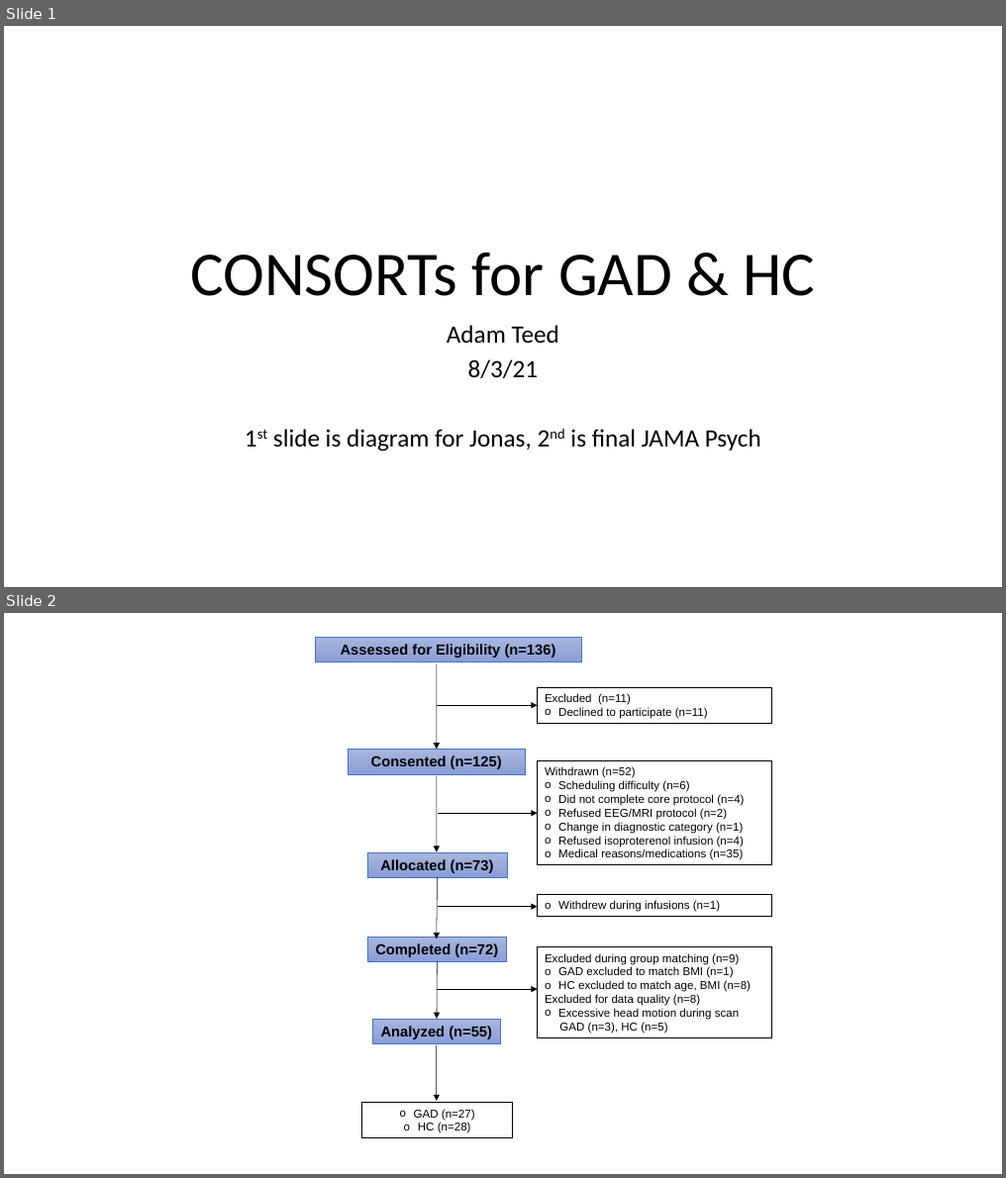
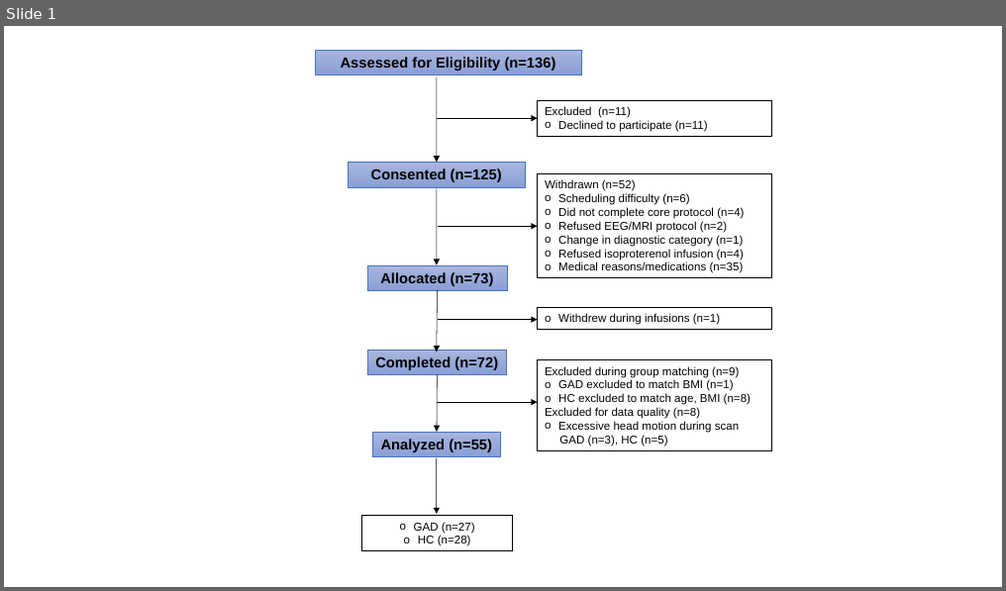
Before and after one commit to Jonas-Ste/GAD_MBA_FC, a slide deck: 04_Figures/FigureS1_CONSORT_diagram.pptx. Shown one above the other, each under a label of ours: slides 1 and 2 before the commit, slide 1 after it. The pictures are 1006x1178 and 1006x591 pixels, drawn with LibreOffice and Linux fonts; fonts in the diff are those of the drawing. Boxes give left, top, right and bottom in pixels: in the first picture for what was removed or moved away, otherwise in the second. Text is boxed around its words. In the diff, an @@ line names an element or a change of style, - is before the commit and + after.

```diff
--- a/04_Figures/FigureS1_CONSORT_diagram.pptx
+++ b/04_Figures/FigureS1_CONSORT_diagram.pptx
@@ slide 1 removed at (x1=4, y1=26, x2=1002, y2=587), background #FFFFFF @@
@@ title removed at (x1=190, y1=253, x2=815, y2=296) @@
-CONSORTs for GAD & HC
@@ subtitle removed at (x1=273, y1=325, x2=761, y2=452) @@
-Adam Teed
-8/3/21
-1st slide is diagram for Jonas, 2nd is final JAMA Psych
@@ what was slide 2 is now slide 1 @@
```
Also in this commit, not shown: 1 other slide removed, 2 other files.
